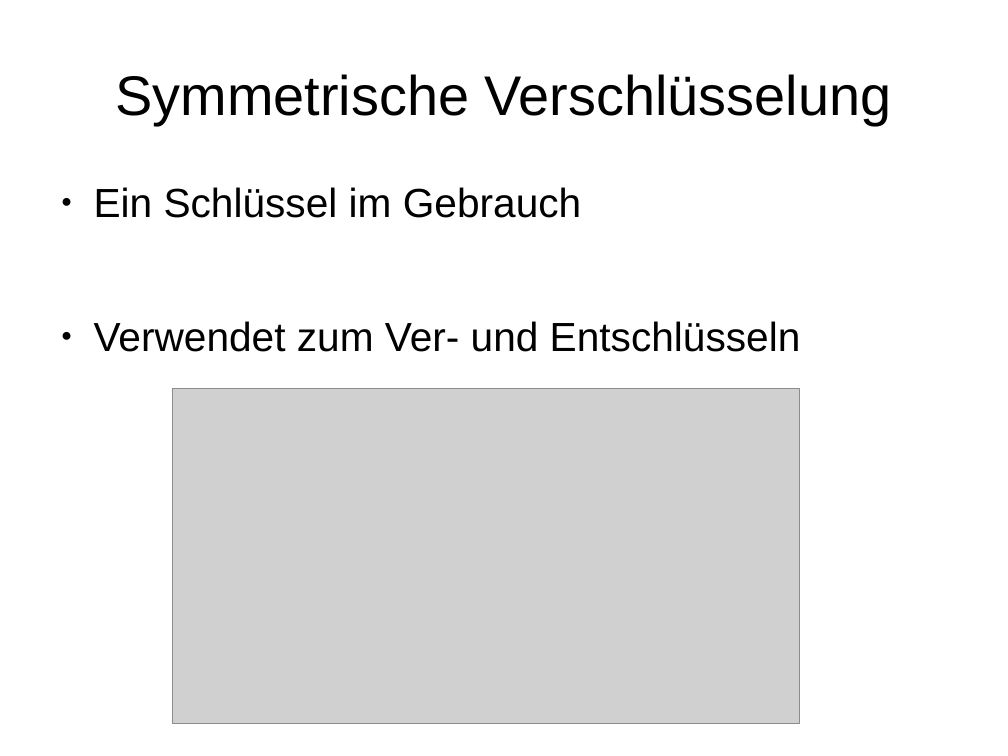
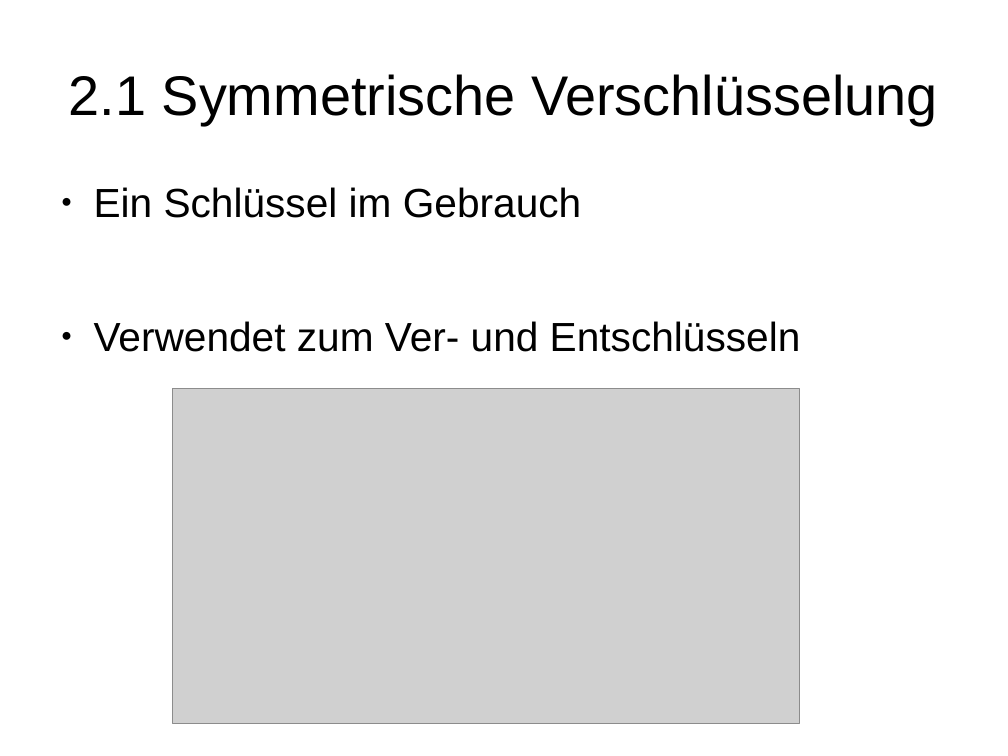
Before and after one commit to stadler-tom/schreibzeug, a slide deck: slide 4 of Presentation/Hauptseminar_RSA.odp. Drawn at 1008x756 pixels with LibreOffice and Linux fonts; fonts in the diff are those of the drawing; grey boxes stand for pictures. Boxes give left, top, right and bottom in pixels: in the first picture for what was removed or moved away, otherwise in the second. Text is boxed around its words. In the diff, an @@ line names an element or a change of style, - is before the commit and + after.

```diff
--- a/Presentation/Hauptseminar_RSA.odp
+++ b/Presentation/Hauptseminar_RSA.odp
@@ title at bbox=[69, 74, 938, 125]: text changed @@
-Symmetrische Verschlüsselung
+2.1 Symmetrische Verschlüsselung
```
Also in this commit, not shown: 12 other slides changed, 1 other file.
